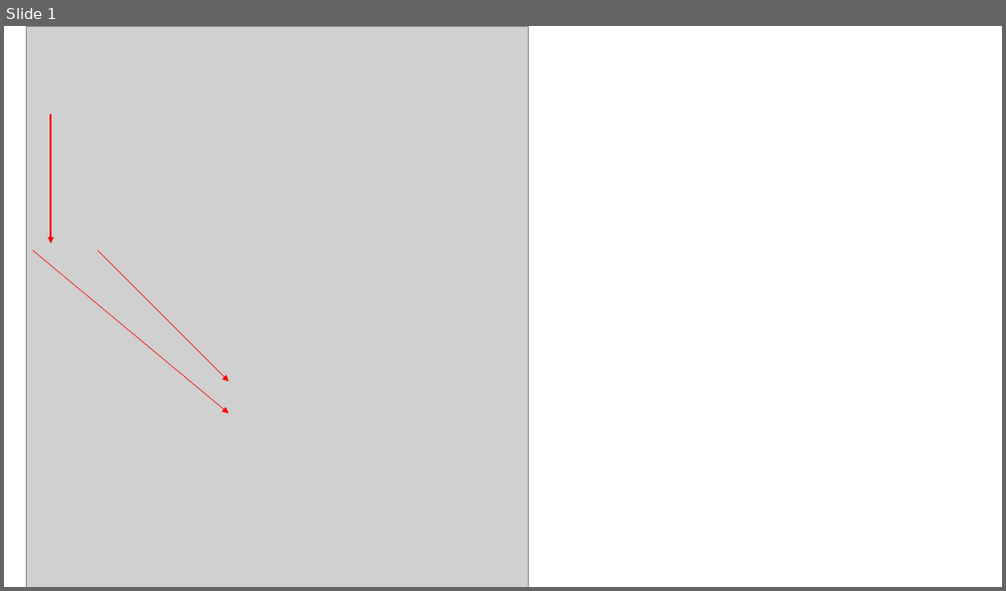
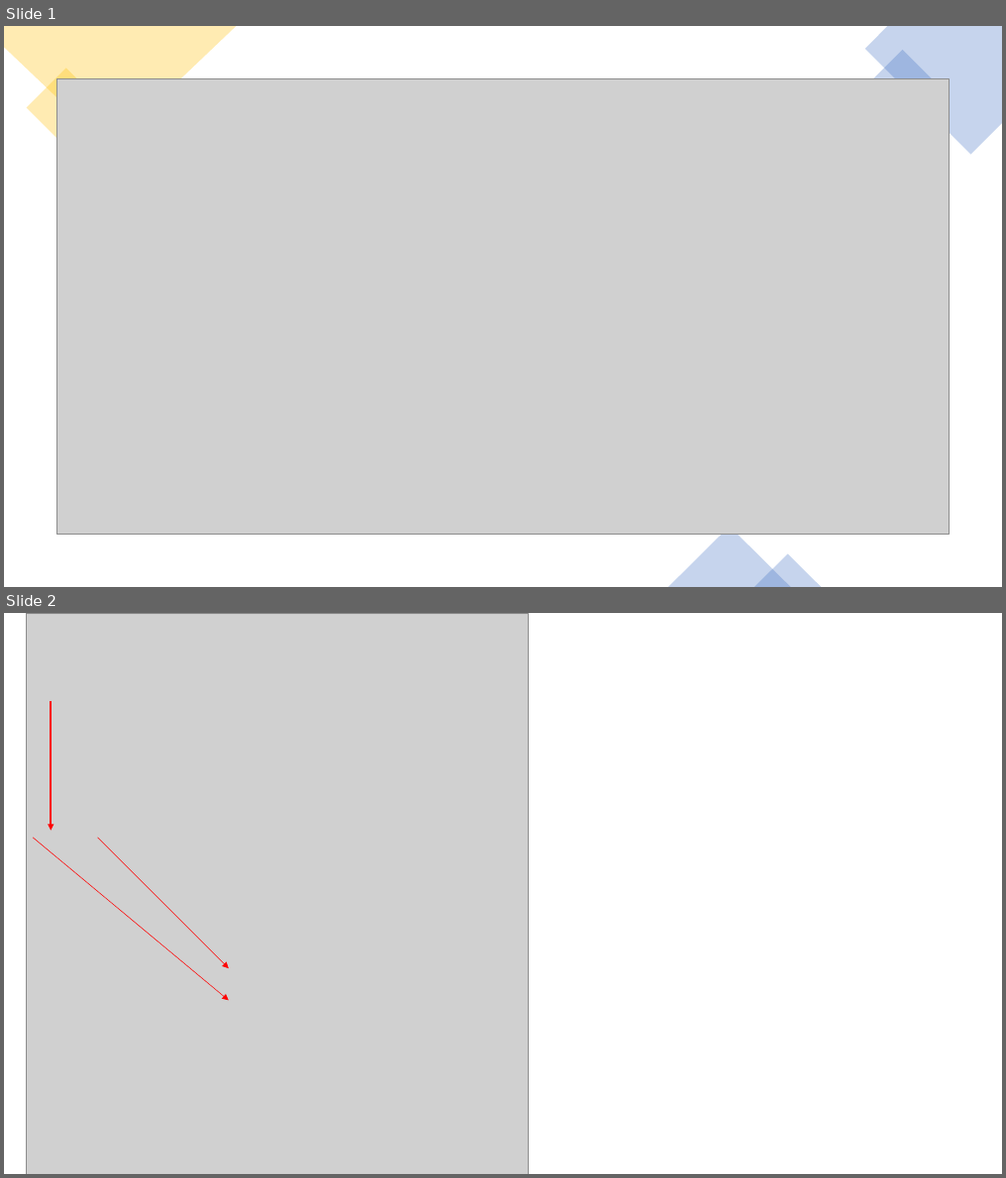
Before and after one commit to nguyenngocdue/LearningPythonOnline, a slide deck: Exam/Pdf and PowerPoint/PW.pptx. Shown one above the other, each under a label of ours: slide 1 before the commit, slides 1 and 2 after it. The pictures are 1006x591 and 1006x1178 pixels, drawn with LibreOffice and Linux fonts; fonts in the diff are those of the drawing; grey boxes stand for pictures. Boxes give left, top, right and bottom in pixels: in the first picture for what was removed or moved away, otherwise in the second. Text is boxed around its words. In the diff, an @@ line names an element or a change of style, - is before the commit and + after.

```diff
--- a/Exam/Pdf and PowerPoint/PW.pptx
+++ b/Exam/Pdf and PowerPoint/PW.pptx
@@ slide 1 added at (x1=4, y1=26, x2=1002, y2=587), background #FFFFFF @@
@@ freeform shape added at (x1=4, y1=26, x2=236, y2=148), fill #FFC000 at 30% opacity @@
@@ freeform shape added at (x1=865, y1=26, x2=1002, y2=155), fill #4472C4 at 30% opacity @@
@@ rectangle added at (x1=865, y1=50, x2=941, y2=125), fill #4472C4 at 30% opacity @@
@@ rectangle added at (x1=26, y1=69, x2=105, y2=148), fill #FFC000 at 30% opacity @@
@@ picture added at (x1=56, y1=78, x2=949, y2=534) @@
@@ triangle added at (x1=668, y1=527, x2=791, y2=587), fill #4472C4 at 30% opacity @@
@@ triangle added at (x1=754, y1=555, x2=822, y2=587), fill #4472C4 at 30% opacity @@
@@ what was slide 1 is now slide 2 @@
```
Also in this commit, not shown: 21 other files.
